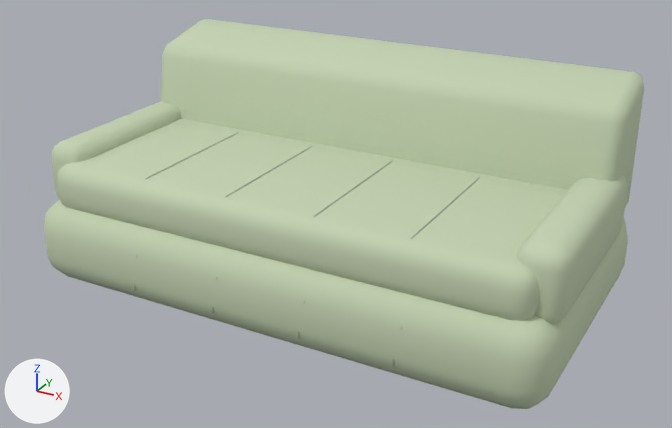
A saved change to the glTF model public/models/furniture/boneless-loveseat.glb.
Before and after are seen from a 50 mm lens placed at (1.48, -2.67, 1.6), pointed at (0.03, -0.04, 0.28). Lighting does not change. The marker at lower left points along +X, +Y and +Z. The picture after the commit comes second. Vertices at exactly the same position are counted once.

In view in the first picture: 'boneless-loveseat'.
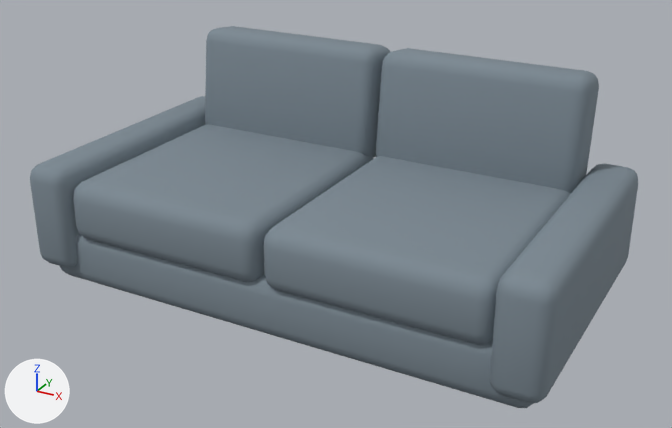
Location of each change, (x1, y1, x2, y2) in pixels of the pictures (672 x 428 px):
```json
{"object": "boneless-loveseat", "change": "recoloured, reshaped", "before": [44, 19, 644, 409], "after": [30, 26, 638, 408]}
{"part": 1, "of": "me_cube_352", "change": "rebuilt", "before": [44, 200, 628, 409], "after": [60, 234, 534, 408]}
{"part": 2, "of": "me_cube_352", "change": "rebuilt", "before": [516, 175, 627, 325], "after": [490, 164, 638, 403], "on screen": "33% wider, 59% taller"}
{"part": 3, "of": "me_cube_352", "change": "rebuilt", "before": [51, 101, 182, 200], "after": [30, 96, 206, 268]}
{"part": 4, "of": "me_cube_352", "change": "rebuilt", "before": [161, 19, 644, 207], "after": [376, 48, 599, 193]}
{"part": 5, "of": "me_cube_352", "change": "added", "after": [73, 124, 373, 282]}
{"part": 6, "of": "me_cube_352", "change": "added", "after": [205, 26, 390, 157]}
{"part": 7, "of": "me_cube_352", "change": "added", "after": [263, 156, 571, 344]}
{"part": 8, "of": "me_cube_352", "change": "deleted", "before": [134, 132, 480, 367]}
{"part": 9, "of": "me_cube_352", "change": "deleted", "before": [57, 119, 568, 321], "on screen": "pale green"}
```

The change, as JSON lines over the scene's bpy script:
```json
{"op": "set", "path": "mat_upholstery_textured.base_color", "old": "(0.56, 0.65, 0.45)", "new": "(0.2, 0.25, 0.29)", "note": "pale green #c5d3b3 -> grey #7c8993"}
{"op": "add", "block": "mat_modern_tailored_welting", "code": ["mat_modern_tailored_welting = principled_material('modern-tailored-welting')", "mat_modern_tailored_welting.base_color = (0.156, 0.195, 0.226)  # greyish blue #6e7a83", "mat_modern_tailored_welting.roughness = 0.98"]}
{"block": "me_cube_352", "where": "# used by ob_boneless_loveseat; location = (0.0, 0.0, 0.0)"}
{"op": "remove", "block": "me_cube_352", "code": "me_cube_352.from_pydata(...)  # 1448 vertices, 2828 faces; spans x -0.95..0.95, y -0.52..0.52, z 0.0..0.78"}
{"op": "add", "block": "me_cube_352", "code": "me_cube_352.from_pydata(...)  # 1056 vertices, 2084 faces; spans x -0.95..0.95, y -0.52..0.52, z 0.0..0.78"}
{"block": "me_cube_352", "change": "me_cube_352 part 1: the loose piece of 96 vertices spanning x -0.95..0.95, y -0.52..0.52, z 0.0..0.3 is rebuilt with 96 vertices and now spans x -0.91..0.91, y -0.48..0.48, z 0.0..0.22"}
{"block": "me_cube_352", "change": "me_cube_352 part 2: the loose piece of 96 vertices spanning x 0.79..0.95, y -0.42..0.34, z 0.25..0.5 is rebuilt with 96 vertices and now spans x 0.78..0.95, y -0.52..0.52, z 0.06..0.45"}
{"block": "me_cube_352", "change": "me_cube_352 part 3: the loose piece of 96 vertices spanning x -0.95..-0.79, y -0.42..0.34, z 0.25..0.5 is rebuilt with 96 vertices and now spans x -0.95..-0.78, y -0.52..0.52, z 0.06..0.45"}
{"block": "me_cube_352", "change": "me_cube_352 part 4: the loose piece of 56 vertices spanning x -0.93..0.93, y 0.15..0.52, z 0.27..0.78 is rebuilt with 96 vertices and now spans x 0.01..0.78, y 0.28..0.52, z 0.33..0.78"}
{"block": "me_cube_352", "change": "me_cube_352 part 5: a new loose piece of 96 vertices spanning x -0.78..-0.01, y -0.5..0.38, z 0.18..0.4, in mat_upholstery_textured (grey #7c8993)"}
{"block": "me_cube_352", "change": "me_cube_352 part 6: a new loose piece of 96 vertices spanning x -0.78..-0.01, y 0.28..0.52, z 0.33..0.78, in mat_upholstery_textured (grey #7c8993)"}
{"block": "me_cube_352", "change": "me_cube_352 part 7: a new loose piece of 96 vertices spanning x 0.01..0.78, y -0.5..0.38, z 0.18..0.4, in mat_upholstery_textured (grey #7c8993)"}
{"block": "me_cube_352", "change": "me_cube_352 part 8: 12 loose pieces with 1008 vertices, spanning x -0.49..0.52, y -0.52..0.24, z 0.07..0.67, are deleted"}
{"block": "me_cube_352", "change": "me_cube_352 part 9"}
{"block": "me_cube_352", "change": "96 vertices are removed from x -0.88..0.88, y -0.48..0.27, z 0.26..0.45"}
{"block": "me_cube_352", "change": "188 faces are deleted"}
{"block": "me_cube_352", "change": "other edits to the shape of me_cube_352 do not show in these pictures"}
{"op": "remove", "block": "me_cube_352", "code": "me_cube_352.materials.append(mat_upholstery_seams)  # grey #a8b59e"}
{"op": "add", "block": "me_cube_352", "code": "me_cube_352.materials.append(mat_modern_tailored_welting)  # greyish blue #6e7a83"}
```
